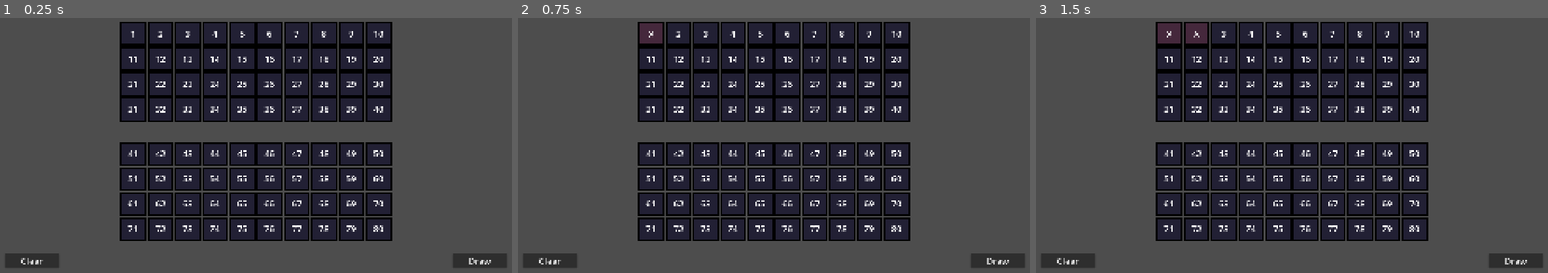
Above: before the commit, frames 1-3 (left to right).
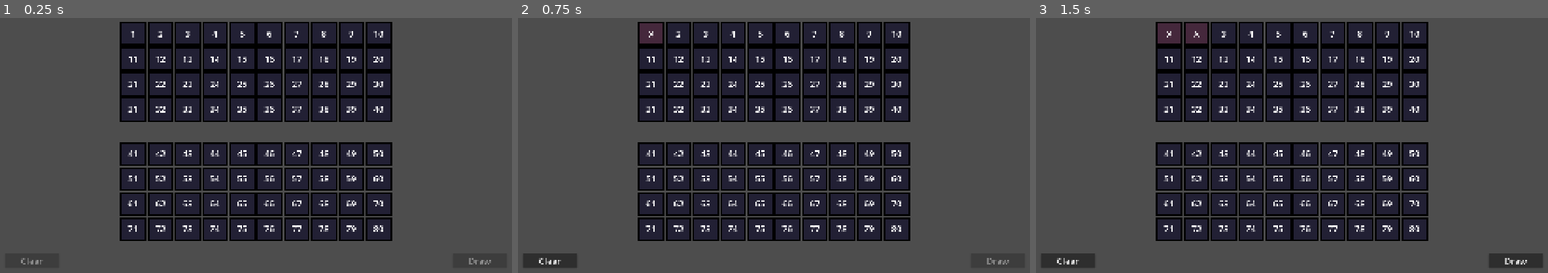
Above: after the commit, the same moments.

Repository: tchrjs/keno
Game: Godot game, scene res://scenes/game/game.tscn
The game is run twice, just before and just after one commit, with the same random seed, the same clock (stepped at 60 frames per second) and the same inputs.
Inputs:
- Up to frame 1 (0.25 s): no input
- Up to frame 2 (0.75 s): click "1" at 0.5 s
- Up to frame 3 (1.5 s): click "2" at 1.25 s

The runs differ from the first frame. In frame 1, less than 0.1% of the frame differs, in the area x 4-96%, y 94-97%; in frame 2, less than 0.1%; in frame 3, nothing differs.

Commit message:
refactored dashboard to console

Diff:
--- a/components/board/board.gd
+++ b/components/board/board.gd
@@ -1,4 +1,6 @@
 class_name Board extends Control
+
+signal marked_spots_updated
 
 @export var top_grid_container: GridContainer
 @export var bottom_grid_container: GridContainer
@@ -47,3 +49,4 @@
 		if spot_index >= 0:
 			marked_spots.remove_at(spot_index)
 			spot.toggle_mark(toggled_on)
+	emit_signal("marked_spots_updated")
--- /dev/null
+++ b/components/console/buttons/clear_button.gd
@@ -0,0 +1,9 @@
+class_name ClearButton extends ConsoleButton
+
+@export var board: Board
+
+func _idle(toggled_on: bool) -> void:
+	disabled = !toggled_on || board.marked_spots.size() <= 0
+
+func _play(_toggled_on: bool) -> void:
+	disabled = true
--- /dev/null
+++ b/components/console/buttons/clear_button.tscn
@@ -0,0 +1,12 @@
+[gd_scene load_steps=2 format=3 uid="uid://b5rypxtqb8fv0"]
+
+[ext_resource type="Script" uid="uid://b426eeepwsw4k" path="res://components/console/buttons/clear_button.gd" id="1_bnds4"]
+
+[node name="ClearButton" type="Button" node_paths=PackedStringArray("board")]
+custom_minimum_size = Vector2(200, 48)
+size_flags_horizontal = 0
+focus_mode = 0
+theme_override_font_sizes/font_size = 32
+text = "Clear"
+script = ExtResource("1_bnds4")
+board = NodePath("")
--- a/components/dashboard/play_button.gd
+++ b/components/console/buttons/play_button.gd
@@ -1,7 +1,9 @@
-class_name PlayButton extends Button
+class_name PlayButton extends ConsoleButton
 
 signal play_pressed
 signal stop_pressed
+
+@export var board: Board
 
 var is_stop: bool = false
 
@@ -9,8 +11,14 @@
 	is_stop = toggled_on
 	text = "Stop" if toggled_on else "Draw"
 
+func _idle(_toggled_on: bool) -> void:
+	disabled = !_toggled_on || board.marked_spots.size() < MathEngine.min_pick
+
+func _play(_toggled_on: bool) -> void:
+	disabled = !_toggled_on
+
 func _pressed():
-	disabled = true
+	toggle(false)
 	if is_stop:
 		emit_signal("stop_pressed")
 	else:
--- a/components/dashboard/play_button.tscn
+++ b/components/console/buttons/play_button.tscn
@@ -1,6 +1,6 @@
 [gd_scene load_steps=2 format=3 uid="uid://ggshpf28pbuc"]
 
-[ext_resource type="Script" uid="uid://mu4hj1xvwx1l" path="res://components/dashboard/play_button.gd" id="1_r3uj6"]
+[ext_resource type="Script" uid="uid://mu4hj1xvwx1l" path="res://components/console/buttons/play_button.gd" id="1_r3uj6"]
 
 [node name="PlayButton" type="Button"]
 custom_minimum_size = Vector2(200, 48)
--- /dev/null
+++ b/components/console/console.gd
@@ -0,0 +1,16 @@
+class_name Console extends Control
+
+@export var state_machine: StateMachine
+@export var board: Board
+
+@export var clear_button: ClearButton
+@export var play_button: PlayButton
+
+func _ready() -> void:
+	clear_button.state_machine = state_machine
+	play_button.state_machine = state_machine
+	board.connect("marked_spots_updated", toggle.bind(true))
+
+func toggle(toggled_on: bool) -> void:
+	clear_button.toggle(toggled_on)
+	play_button.toggle(toggled_on)
--- /dev/null
+++ b/components/console/console_button.gd
@@ -0,0 +1,15 @@
+class_name ConsoleButton extends Button
+
+var state_machine: StateMachine
+
+func toggle(toggled_on: bool) -> void:
+	if state_machine and state_machine.current_state:
+		match state_machine.current_state.name.to_lower():
+			"idle": _idle(toggled_on)
+			"play": _play(toggled_on)
+
+func _idle(_toggled_on: bool) -> void:
+	pass
+
+func _play(_toggled_on: bool) -> void:
+	pass
--- a/components/dashboard/dashboard.gd
+++ /dev/null
@@ -1,13 +0,0 @@
-class_name Dashboard extends Control
-
-@export var board: Board
-@export var clear_button: Button
-@export var play_button: PlayButton
-
-func disable_all() -> void:
-	clear_button.disabled = true
-	play_button.disabled = true
-
-func enable_all() -> void:
-	clear_button.disabled = false
-	play_button.disabled = false
--- a/components/keno/idle.gd
+++ b/components/keno/idle.gd
@@ -1,15 +1,15 @@
 class_name Idle extends State
 
 @export var board: Board
-@export var dashboard: Dashboard
+@export var console: Console
 
 func enter() -> void:
-	dashboard.enable_all()
+	console.toggle(true)
 	board.toggle(true)
-	dashboard.play_button.toggle_stop(false)
+	console.play_button.toggle_stop(false)
 
 func exit() -> void:
-	dashboard.disable_all()
+	console.toggle(false)
 	board.toggle(false)
 
 func play() -> void:
--- a/components/keno/play.gd
+++ b/components/keno/play.gd
@@ -1,7 +1,7 @@
 class_name Play extends State
 
 @export var board: Board
-@export var dashboard: Dashboard
+@export var console: Console
 
 var tween: Tween
 
@@ -32,6 +32,6 @@
 			tween.tween_callback(spot.toggle_hit.bind(true)).set_delay(0.25)
 		else:
 			tween.tween_callback(spot.toggle_overlay.bind(true)).set_delay(0.25)
-	dashboard.play_button.toggle_stop(true)
-	dashboard.play_button.disabled = false
+	console.play_button.toggle_stop(true)
+	console.play_button.toggle(true)
 	await tween.finished
--- /dev/null
+++ b/play_button.tscn
@@ -0,0 +1,11 @@
+[gd_scene load_steps=2 format=3 uid="uid://b76ftsyla15qp"]
+
+[ext_resource type="Script" uid="uid://mu4hj1xvwx1l" path="res://components/console/buttons/play_button.gd" id="1_v8f0b"]
+
+[node name="PlayButton" type="Button"]
+custom_minimum_size = Vector2(200, 48)
+size_flags_horizontal = 8
+focus_mode = 0
+theme_override_font_sizes/font_size = 32
+text = "Draw"
+script = ExtResource("1_v8f0b")
--- a/scenes/game/game.tscn
+++ b/scenes/game/game.tscn
@@ -1,12 +1,13 @@
-[gd_scene load_steps=8 format=3 uid="uid://l577flp108ri"]
+[gd_scene load_steps=9 format=3 uid="uid://l577flp108ri"]
 
 [ext_resource type="Script" uid="uid://kxnas1ki4fwo" path="res://scenes/game/game.gd" id="1_7h61r"]
 [ext_resource type="PackedScene" uid="uid://bbb5whurct50v" path="res://components/board/board.tscn" id="1_sul5r"]
 [ext_resource type="Script" uid="uid://d4l762fs6cxyv" path="res://components/keno/idle.gd" id="3_5i0tg"]
 [ext_resource type="Script" uid="uid://c4lp8iaajefax" path="res://components/keno/play.gd" id="4_5i0tg"]
 [ext_resource type="Script" uid="uid://brwmd6hywtyyt" path="res://util/state_machine/state_machine.gd" id="4_kelw5"]
-[ext_resource type="Script" uid="uid://d0dp8nyoprl7t" path="res://components/dashboard/dashboard.gd" id="6_5i0tg"]
-[ext_resource type="PackedScene" uid="uid://ggshpf28pbuc" path="res://components/dashboard/play_button.tscn" id="7_bdhmt"]
+[ext_resource type="Script" uid="uid://d0dp8nyoprl7t" path="res://components/console/console.gd" id="6_5i0tg"]
+[ext_resource type="PackedScene" uid="uid://b5rypxtqb8fv0" path="res://components/console/buttons/clear_button.tscn" id="7_87uf6"]
+[ext_resource type="PackedScene" uid="uid://ggshpf28pbuc" path="res://components/console/buttons/play_button.tscn" id="7_bdhmt"]
 
 [node name="Game" type="Node" node_paths=PackedStringArray("state_machine")]
 script = ExtResource("1_7h61r")
@@ -17,21 +18,21 @@
 initial_state = NodePath("Idle")
 metadata/_custom_type_script = "uid://brwmd6hywtyyt"
 
-[node name="Idle" type="Node" parent="StateMachine" node_paths=PackedStringArray("board", "dashboard")]
+[node name="Idle" type="Node" parent="StateMachine" node_paths=PackedStringArray("board", "console")]
 script = ExtResource("3_5i0tg")
 board = NodePath("../../Board")
-dashboard = NodePath("../../Dashboard")
+console = NodePath("../../Console")
 metadata/_custom_type_script = "uid://lyh78ppnftnq"
 
-[node name="Play" type="Node" parent="StateMachine" node_paths=PackedStringArray("board", "dashboard")]
+[node name="Play" type="Node" parent="StateMachine" node_paths=PackedStringArray("board", "console")]
 script = ExtResource("4_5i0tg")
 board = NodePath("../../Board")
-dashboard = NodePath("../../Dashboard")
+console = NodePath("../../Console")
 metadata/_custom_type_script = "uid://lyh78ppnftnq"
 
 [node name="Board" parent="." instance=ExtResource("1_sul5r")]
 
-[node name="Dashboard" type="Control" parent="." node_paths=PackedStringArray("board", "clear_button", "play_button")]
+[node name="Console" type="Control" parent="." node_paths=PackedStringArray("state_machine", "board", "clear_button", "play_button")]
 layout_mode = 3
 anchors_preset = 12
 anchor_top = 1.0
@@ -40,11 +41,12 @@
 grow_horizontal = 2
 grow_vertical = 0
 script = ExtResource("6_5i0tg")
+state_machine = NodePath("../StateMachine")
 board = NodePath("../Board")
 clear_button = NodePath("MarginContainer/ClearButton")
 play_button = NodePath("MarginContainer/PlayButton")
 
-[node name="MarginContainer" type="MarginContainer" parent="Dashboard"]
+[node name="MarginContainer" type="MarginContainer" parent="Console"]
 layout_mode = 1
 anchors_preset = 12
 anchor_top = 1.0
@@ -57,17 +59,14 @@
 theme_override_constants/margin_right = 38
 theme_override_constants/margin_bottom = 38
 
-[node name="ClearButton" type="Button" parent="Dashboard/MarginContainer"]
-custom_minimum_size = Vector2(200, 48)
+[node name="ClearButton" parent="Console/MarginContainer" node_paths=PackedStringArray("board") instance=ExtResource("7_87uf6")]
 layout_mode = 2
-size_flags_horizontal = 0
-focus_mode = 0
-theme_override_font_sizes/font_size = 32
-text = "Clear"
+board = NodePath("../../../Board")
 
-[node name="PlayButton" parent="Dashboard/MarginContainer" instance=ExtResource("7_bdhmt")]
+[node name="PlayButton" parent="Console/MarginContainer" node_paths=PackedStringArray("board") instance=ExtResource("7_bdhmt")]
 layout_mode = 2
+board = NodePath("../../../Board")
 
-[connection signal="pressed" from="Dashboard/MarginContainer/ClearButton" to="Board" method="clear"]
-[connection signal="play_pressed" from="Dashboard/MarginContainer/PlayButton" to="StateMachine/Idle" method="play"]
-[connection signal="stop_pressed" from="Dashboard/MarginContainer/PlayButton" to="StateMachine/Play" method="interrupt"]
+[connection signal="pressed" from="Console/MarginContainer/ClearButton" to="Board" method="clear"]
+[connection signal="play_pressed" from="Console/MarginContainer/PlayButton" to="StateMachine/Idle" method="play"]
+[connection signal="stop_pressed" from="Console/MarginContainer/PlayButton" to="StateMachine/Play" method="interrupt"]
Not shown, added: components/console/buttons/clear_button.gd.uid
Renamed: components/dashboard/play_button.gd.uid -> components/console/buttons/play_button.gd.uid
Renamed: components/dashboard/dashboard.gd.uid -> components/console/console.gd.uid
Not shown, added: components/console/console_button.gd.uid
